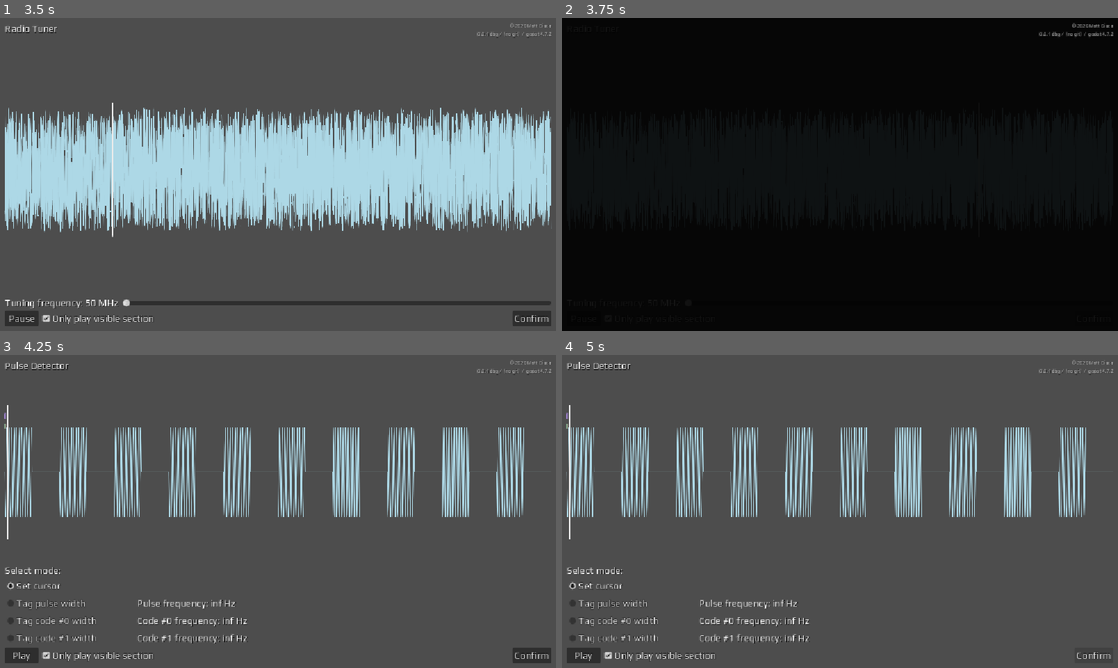
Above: before the commit, frames 1-4 (two rows, left to right).
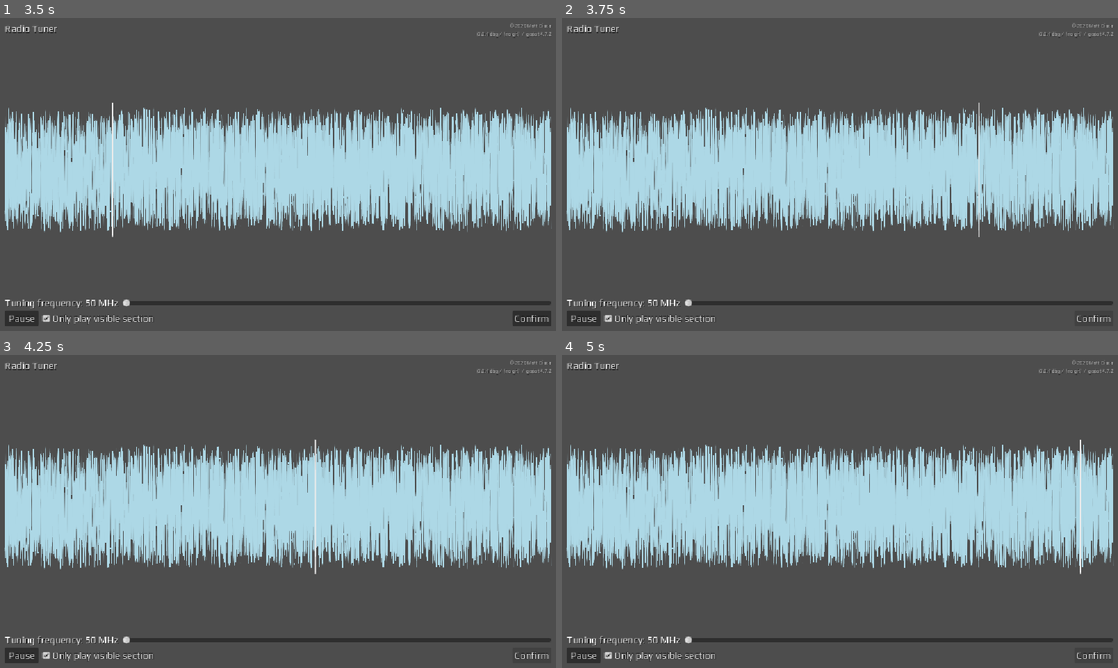
Above: after the commit, the same moments.

Repository: mgiuca/message-game
Game: Godot game, scene res://scenes/main.tscn
The game is run twice, just before and just after one commit, with the same random seed, the same clock (stepped at 60 frames per second) and the same inputs.
Inputs:
- Up to frame 1 (3.5 s): click "Start Game" at 0.5 s; click "Play" at 1.25 s; click "Only play visible section" at 2 s; click "Only play visible section" at 2.75 s
- Up to frame 2 (3.75 s): click "Confirm" at 3.5 s
- Up to frame 3 (4.25 s): no input
- Up to frame 4 (5 s): click "Confirm" at 4.25 s

Frame 1 is identical in both runs. In frame 2, 100% of the frame differs, in the area x 0-100%, y 0-100%; in frame 3, 33%; in frame 4, 33%.

Commit message:
RadioTuner: Verify the correct frequency.

Diff:
--- a/scenes/levels/radio_tuner.gd
+++ b/scenes/levels/radio_tuner.gd
@@ -1,7 +1,7 @@
 extends Level
 
-# Percent tolerance for getting the correct answer.
-const VERIFY_TOLERANCE_PCT : float = 1.15
+# How many Hz from the correct frequency to win.
+const VERIFY_TOLERANCE_RANGE : float = 2
 
 const SIGNAL_FREQUENCY : float = 673
 # At this many Hz from the signal frequency, its volume will (just) be reduced
@@ -94,7 +94,10 @@
   btn_play_stop.text = 'Pause' if playing else 'Play'
 
 func _on_btn_confirm_pressed() -> void:
-  # TODO: Check
+  if absf(filter_frequency - SIGNAL_FREQUENCY) > VERIFY_TOLERANCE_RANGE:
+    print('There is no non-repetitive signal at that frequency')
+    return
+
   LevelManager.switch_to_next_level_or_quit()
 
 func play() -> void:
